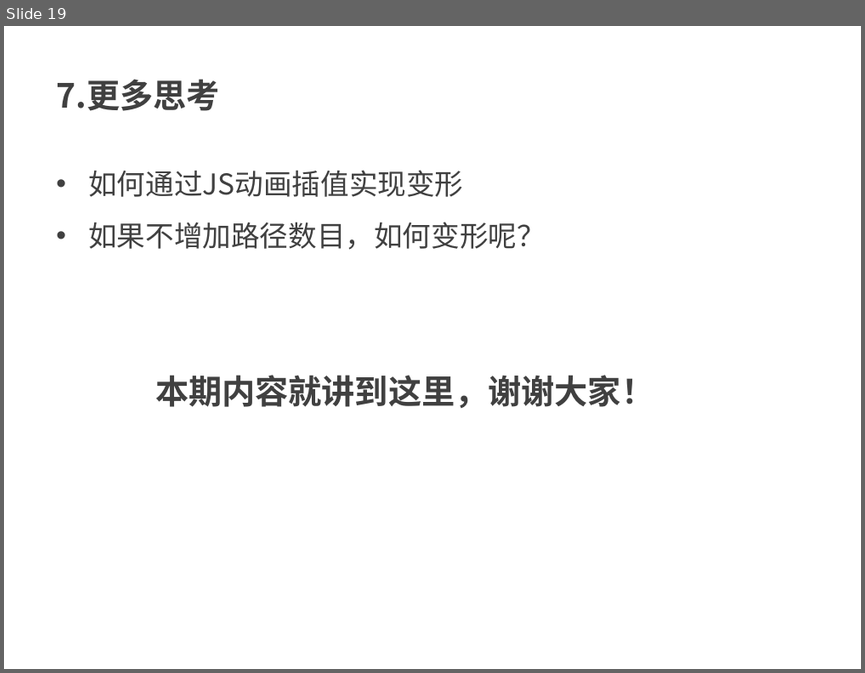
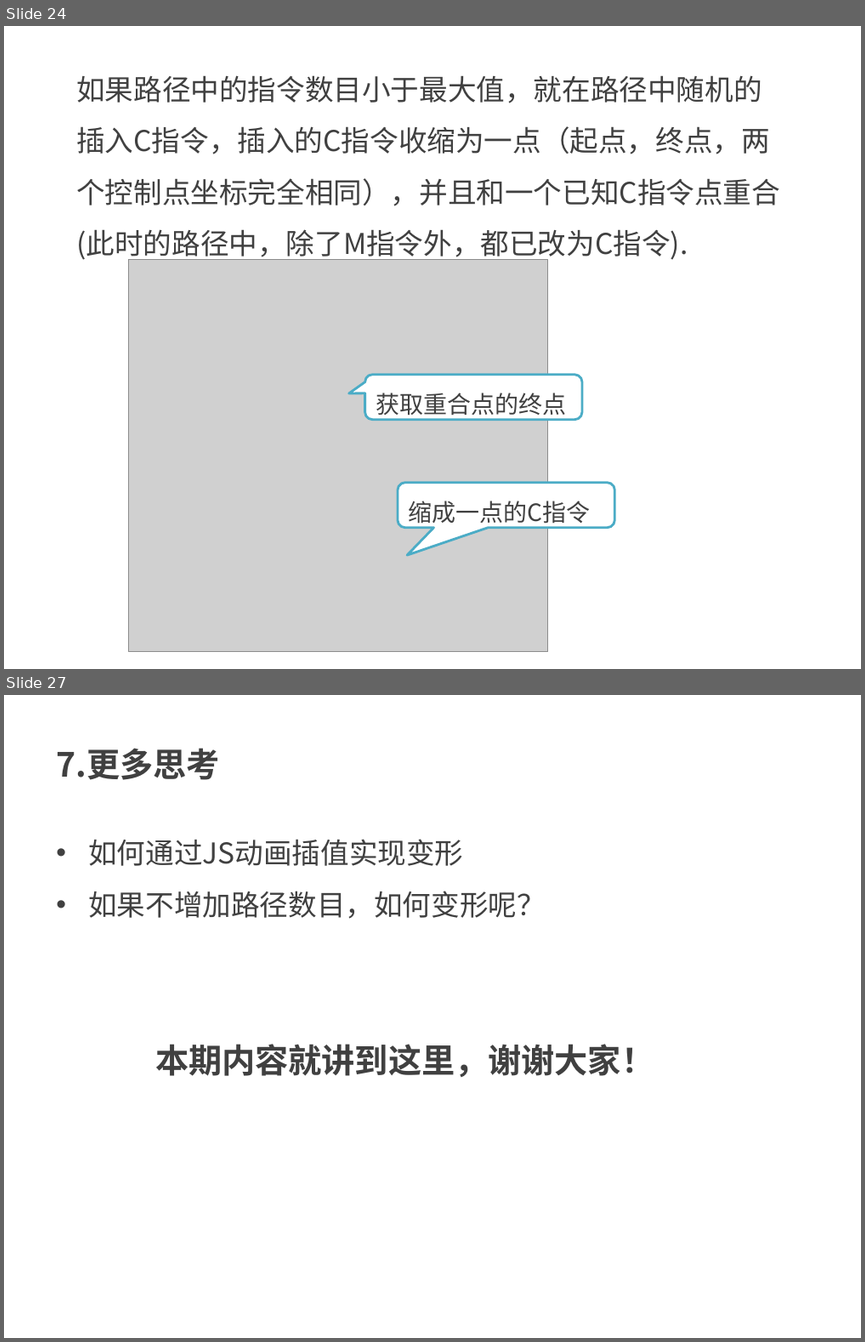
Before and after one commit to kong66/webAni, a slide deck: 21-svg-transform/21.pptx. Shown one above the other, each under a label of ours: slide 19 before the commit, slides 24 and 27 after it; the slides between them are not shown. The pictures are 865x673 and 865x1342 pixels, drawn with LibreOffice and Linux fonts; fonts in the diff are those of the drawing; grey boxes stand for pictures. Boxes give left, top, right and bottom in pixels: in the first picture for what was removed or moved away, otherwise in the second. Text is boxed around its words. In the diff, an @@ line names an element or a change of style, - is before the commit and + after.

```diff
--- a/21-svg-transform/21.pptx
+++ b/21-svg-transform/21.pptx
@@ slide 24 added at (x1=4, y1=26, x2=861, y2=669), background #FFFFFF @@
@@ text added at (x1=76, y1=75, x2=780, y2=262), 24 pt, text #404040 @@
+如果路径中的指令数目小于最大值，就在路径中随机的插入C指令，插入的C指令收缩为一点（起点，终点，两个控制点坐标完全相同），并且和一个已知C指令点重合(此时的路径中，除了M指令外，都已改为C指令).
@@ picture added at (x1=129, y1=260, x2=548, y2=652) @@
@@ rounded speech box added at (x1=364, y1=374, x2=581, y2=420), fill #FFFFFF, outline #4BACC6 2 pt, 20 pt, text #404040 @@
+获取重合点的终点
@@ rounded speech box added at (x1=398, y1=482, x2=614, y2=528), fill #FFFFFF, outline #4BACC6 2 pt, 20 pt, text #404040 @@
+缩成一点的C指令
@@ what was slide 19 is now slide 27 @@
```
Also in this commit, not shown: 10 slides changed, 10 other slides added, 3 slides removed, 3 other files.
